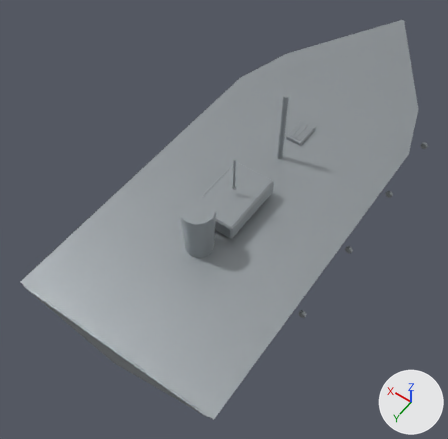
An edit to the glTF model prototype/assets/models/hulls/naval_hull.glb, drawn before and after from the same camera.
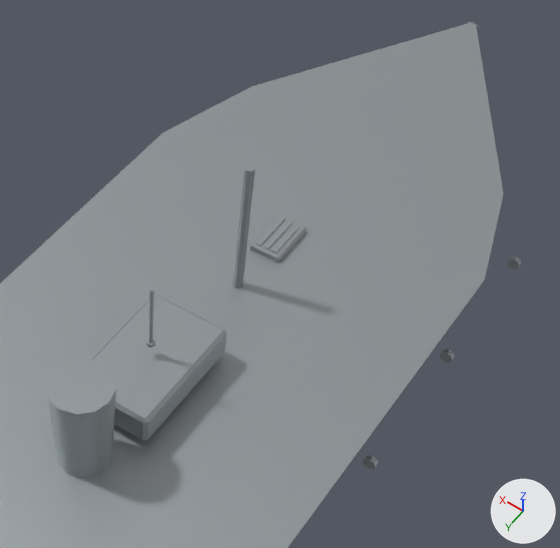
Each version appears first whole from a 50 mm lens placed at (-3.47, 6.69, 8.43), pointed at (0.24, 1.5, 0.27), and next in a close-up on the part from 35% to 100% of the width and 2% to 67% of the height. The lights are fixed; the arrows at lower right show +X, +Y and +Z. The older version's two pictures come first. Vertices at exactly the same position are counted once.

The scene before the commit, as lines of its bpy script (objects in view):
```python
me_naval_hull_mesh = bpy.data.meshes.new('naval_hull_mesh')
me_naval_hull_mesh.from_pydata(...)  # 360 vertices, 648 faces; spans x -1.77..1.77, y -4.5..4.5, z 0.06..2.16
me_naval_hull_mesh.materials.append(mat_naval_hull_mat)  # grey #a0a6aa
ob_naval_hull = bpy.data.objects.new('naval_hull', me_naval_hull_mesh)
ob_naval_hull.location = (0.0, 0.0, 0.0)
```
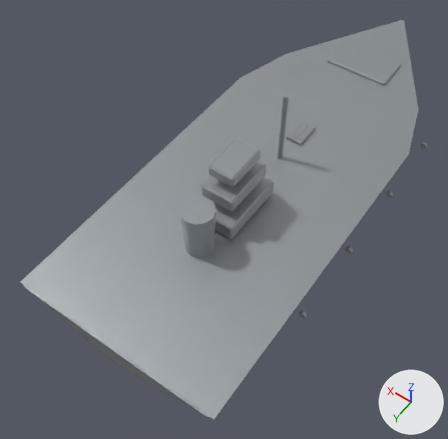
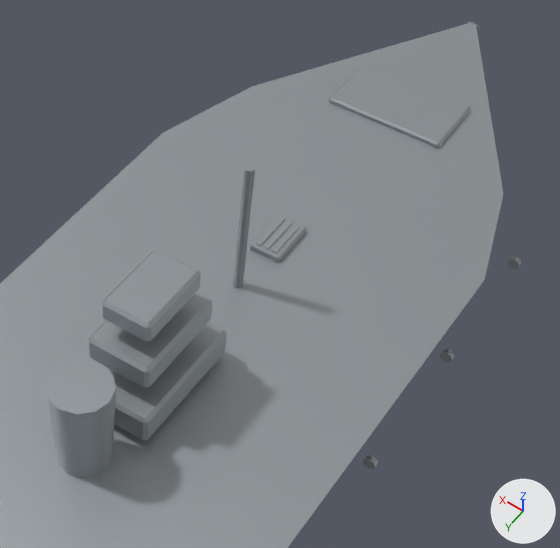
Commit message: Hull massing redesign: naval_hull layered superstructure (spec item 6)

What differs and where, as boxes (x1, y1, x2, y2) in the close-ups (560 x 548 px):
part 1 of me_naval_hull_mesh, added: after (88, 292, 212, 388)
part 2 of me_naval_hull_mesh, added: after (102, 250, 201, 341)
part 3 of me_naval_hull_mesh, added: after (329, 64, 470, 148)

What the commit changed:
me_naval_hull_mesh is used by ob_naval_hull; location (0.0, 0.0, 0.0).
me_naval_hull_mesh had 360 vertices, 648 faces and spanned x -1.77..1.77, y -4.5..4.5, z 0.06..2.16.
me_naval_hull_mesh now has 432 vertices, 780 faces and spans x -1.77..1.77, y -4.5..4.5, z 0.06..2.16.
me_naval_hull_mesh part 1: the loose piece of 24 vertices spanning x -0.37..0.37, y 0.99..2.16, z 0.9..1.18 is copied, and the copy is scaled about its middle by (0.768, 0.772, 0.827), then moved by (0.0, 0.0, 0.45); it spans x -0.29..0.29, y 1.12..2.03, z 1.37..1.61.
me_naval_hull_mesh part 2: the loose piece of 24 vertices spanning x -0.37..0.37, y 0.99..2.16, z 0.9..1.18 is copied, and the copy is scaled about its middle by (0.587, 0.595, 0.681), then moved by (0.0, 0.0, 0.83); it spans x -0.22..0.22, y 1.22..1.93, z 1.77..1.97.
me_naval_hull_mesh part 3: a new loose piece of 24 vertices spanning x -0.61..0.61, y -3.15..-2.43, z 0.77..0.9, in mat_naval_hull_mat (grey #a0a6aa).
